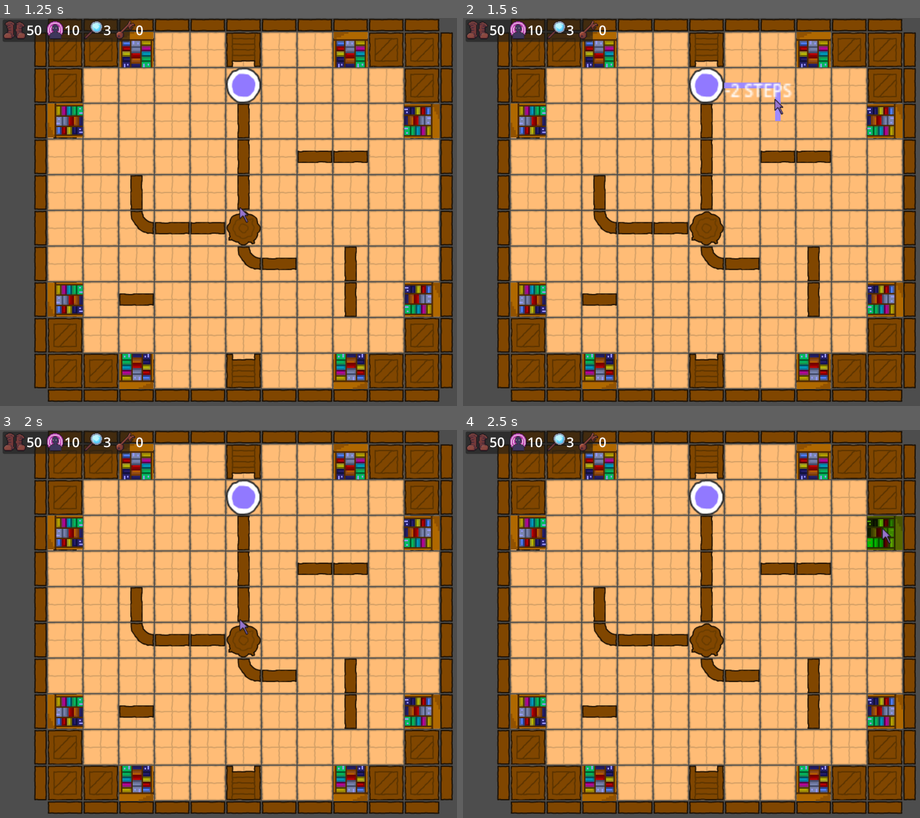
Above: before the commit, frames 1-4 (two rows, left to right).
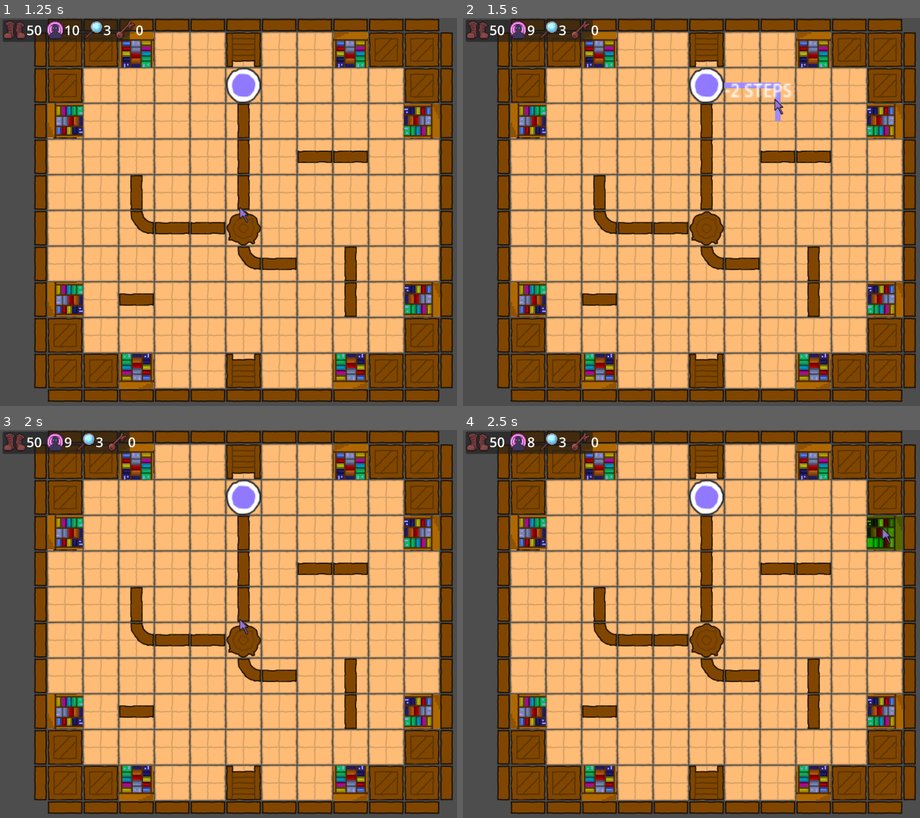
Above: after the commit, the same moments.

Repository: kbendrick/DJK_Project
Game: Godot game, scene res://world.tscn
Two runs of this game, one before a commit and one after it. Both use one fixed random seed, a clock stepped at 60 frames per second and the inputs below.
Inputs (mouse positions are in pixels of both pictures, inside the frame that each line leads up to):
- Up to frame 1 (1.25 s): tap Enter at 0.5 s; drag from (242, 83) to (242, 212) at 0.52 s
- Up to frame 2 (1.5 s): tap Space at 1.25 s; drag from (814, 49) to (705, 212) at 1.27 s
- Up to frame 3 (2 s): no input
- Up to frame 4 (2.5 s): tap Enter at 2 s; move the mouse to (883, 534) at 2.02 s; tap Space at 2.1 s; click (883, 534) at 2.17 s

Frame 1 is identical in both runs. In frame 2, 0.4% of the frame differs, in the area x 14-32%, y 0-6%; in frame 3, 0.4%; in frame 4, 0.4%.
Error after the commit: Trying to assign value of type 'Nil' to a variable of type 'Vector2i'. (res://Player/player.gd:218)

Commit message:
updated bookshevles to drop new resources and swapped the state respresentation from text to an image

Diff:
--- a/Player/inventory.gd
+++ b/Player/inventory.gd
@@ -13,6 +13,6 @@
 		if(resources.has(type)):
 			resources[type] = resources[type] + amount
 			emit_signal("resource_count_changed", type, resources[type])
-
+			print(type + str(amount))
 func get_resource(type: String) -> int:
 	return resources[type]
--- a/Player/player.gd
+++ b/Player/player.gd
@@ -82,6 +82,11 @@
 
 	if event is InputEventMouseMotion:
 		update_path_preview()
+
+	if event is InputEventKey and event.pressed:
+		if event.keycode == KEY_SPACE and inventory.get_resource("sanity")>0:
+				remove_oldest_blocked_trail()
+				inventory.update_resource("sanity", -1)
 
 	elif event is InputEventMouseButton:
 		if event.pressed and event.button_index == MOUSE_BUTTON_LEFT and mousehover == null:
@@ -92,6 +97,7 @@
 		elif event.pressed and event.button_index == MOUSE_BUTTON_RIGHT and mousehover != null and inventory.get_resource("insight") > 0:
 			mousehover.reveal_state()
 			inventory.update_resource("insight", -1)
+
 func update_path_preview():
 
 	var mouse_pos := get_global_mouse_position()
@@ -208,6 +214,14 @@
 		# Remove its X.
 		remove_blocked_cell_marker(oldest_cell)
 
+func remove_oldest_blocked_trail()->void:
+	var oldest_cell: Vector2i = blocked_cells.pop_front()
+
+	# Make the old cell walkable again.
+	grid.set_point_solid(oldest_cell, false)
+
+	# Remove its X.
+	remove_blocked_cell_marker(oldest_cell)
 
 func create_blocked_cell_marker(cell: Vector2i) -> void:
 	if blocked_cell_marker_scene == null:
--- a/Room Setup/Bookshelf/bookshelf.gd
+++ b/Room Setup/Bookshelf/bookshelf.gd
@@ -2,10 +2,12 @@
 
 @onready var click_area: Area2D = $ClickArea
 @onready var bookshelf_sprite: Sprite2D = $Sprite2D
-@onready var state_label: Label = $StateLabel
+@onready var state_label: TextureRect = $TextureRect
 @onready var room: Node2D = self.get_parent()
 
-var step_modifier: int = 0
+var current_texture = null
+
+var modifier: int = 0
 var current_state: String
 
 func _ready() -> void:
@@ -27,28 +29,35 @@
 	pass
 
 func set_state(state: String) -> void:
-	state_label.text = state
 	current_state = state
 	# Change step_modifier based on bookshelf state
 	match state:
-		"very bad":
-			step_modifier = -10
-		"bad":
-			step_modifier = -5
-		"neutral":
-			step_modifier = 0
-		"good":
-			step_modifier = 5
-		"very good":
-			step_modifier = 10
+		"cursed":
+			modifier = randi_range(-2, -1)
+			state = "sanity"
+			state_label.texture = load("res://#1 - Transparent Icons copy 6.png")
+		"steps":
+			modifier = randi_range(3, 5)
+			state_label.texture = load("res://#1 - Transparent Icons copy.png")
+		"keys":
+			modifier = 1
+			state_label.texture = load("res://#1 - Transparent Icons copy 2.png")
+		"sanity":
+			modifier = randi_range(1, 3)
+			state_label.texture = load("res://#1 - Transparent Icons copy 4.png")
+		"insight":
+			modifier = randi_range(1, 3)
+			state_label.texture = load("res://#1 - Transparent Icons copy 3.png")
 		"used":
-			step_modifier = 0
+			modifier = 0
 
 func interact(player: CharacterBody2D) -> void:
 	if current_state != "used":
-		player.update_stat("steps", step_modifier)
+		player.update_stat(current_state, modifier)
+		if not state_label.visible:
+			state_label.visible = true
 		current_state = "used"
-		bookshelf_sprite.self_modulate = Color.DARK_RED
+		bookshelf_sprite.self_modulate = Color.DIM_GRAY
 		room.shelves_used += 1
 		for i in range(room.shelves_used):
 			room.generate_trap()
--- a/Room Setup/Bookshelf/bookshelf.tscn
+++ b/Room Setup/Bookshelf/bookshelf.tscn
@@ -2,6 +2,7 @@
 
 [ext_resource type="Script" uid="uid://70ahirmmeei1" path="res://Room Setup/Bookshelf/bookshelf.gd" id="1_tgqcj"]
 [ext_resource type="Texture2D" uid="uid://bv3m6i88bclp5" path="res://bookshelf-with-pixel-art-style_475147-109.png" id="2_tgqcj"]
+[ext_resource type="Texture2D" uid="uid://dgnu88naxk4ql" path="res://#1 - Transparent Icons copy 2.png" id="3_drkvv"]
 
 [sub_resource type="RectangleShape2D" id="RectangleShape2D_tgqcj"]
 size = Vector2(128, 128)
@@ -22,6 +23,7 @@
 shape = SubResource("RectangleShape2D_tgqcj")
 
 [node name="StateLabel" type="Label" parent="." unique_id=771052152]
+visible = false
 anchors_preset = 8
 anchor_left = 0.5
 anchor_top = 0.5
@@ -46,5 +48,12 @@
 scale = Vector2(0.5, 0.5)
 shape = SubResource("RectangleShape2D_tgqcj")
 
+[node name="TextureRect" type="TextureRect" parent="." unique_id=1131527496]
+offset_left = -15.0
+offset_top = -22.0
+offset_right = 25.0
+offset_bottom = 18.0
+texture = ExtResource("3_drkvv")
+
 [connection signal="mouse_entered" from="StateLabel" to="." method="_on_state_label_mouse_entered"]
 [connection signal="mouse_exited" from="StateLabel" to="." method="_on_state_label_mouse_exited"]
--- a/Room Setup/room_setup.gd
+++ b/Room Setup/room_setup.gd
@@ -50,8 +50,8 @@
 func set_shelves(marker_count: int) -> Array:
 
 	# Introduces five possible states of shelves with relative weights below, then initializes array for shelf states
-	var possible_states = ["very bad", "bad", "neutral", "good", "very good"]
-	var state_weights = PackedFloat32Array([0.25, 0.5, 1, 0.5, 0.25])
+	var possible_states = ["curse", "steps", "keys", "insight", "sanity"]
+	var state_weights = PackedFloat32Array([0.25, 1., 0.25, 0.5, 0.5])
 	var shelf_states = []
 
 	# For loops to append a shelf state for every marker in a room with rand_weighted
Binary file added: #1 - Transparent Icons copy 6.png
Not shown, added: #1 - Transparent Icons copy 6.png.import
